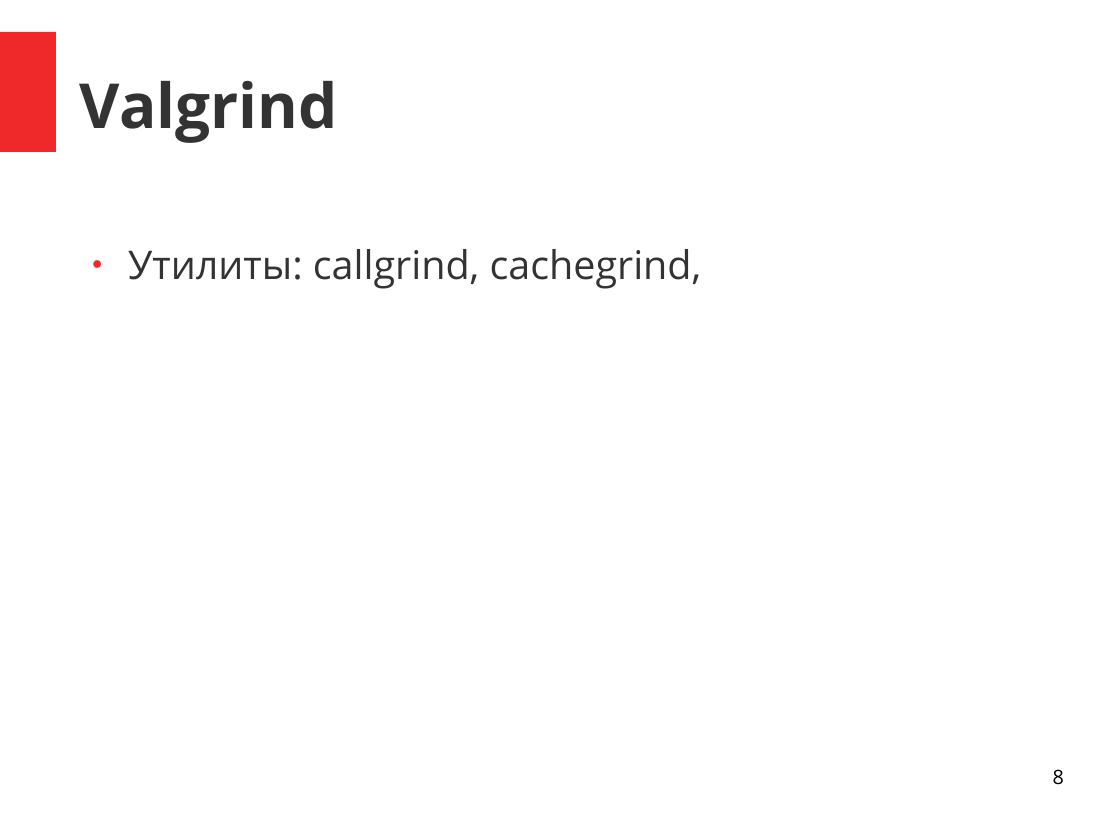
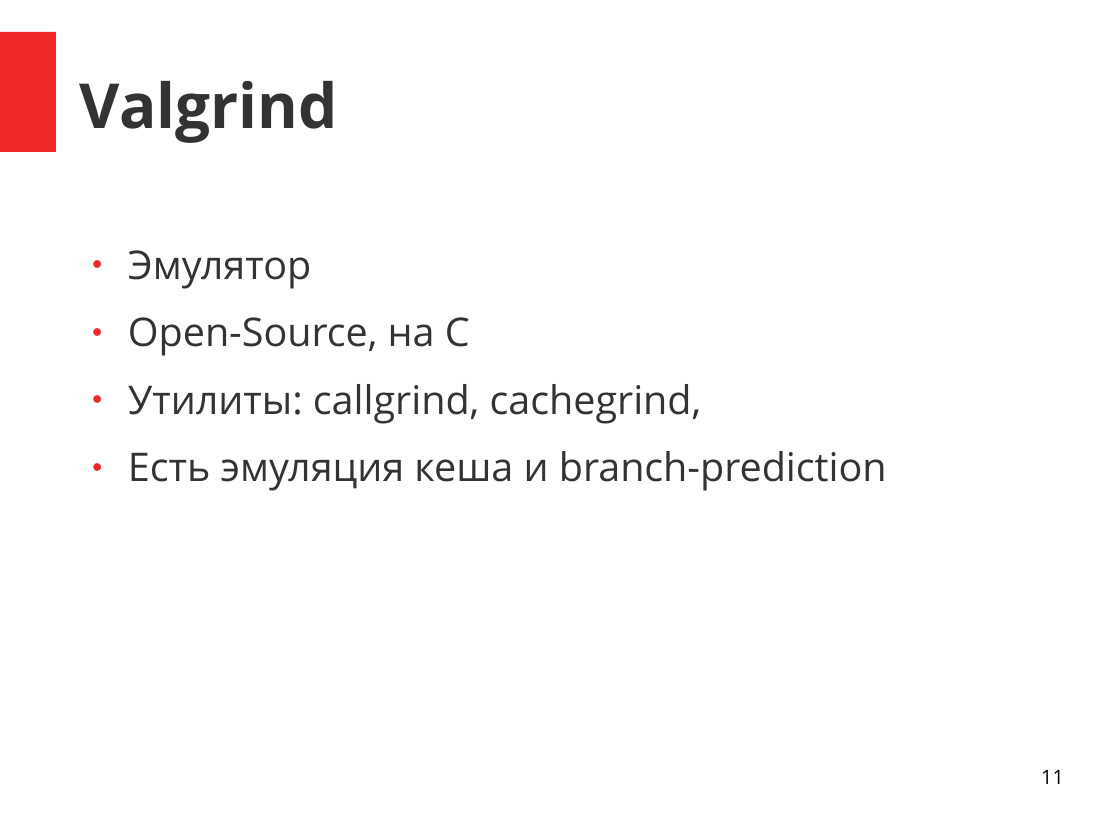
Before and after one commit to zamazan4ik/ConfsANDProps, a slide deck: slide 11 of Conferences/Corehard_2018_spring/cpp_profilers.odp (slide 8 before the commit). Drawn at 1120x840 pixels with LibreOffice and Linux fonts; fonts in the diff are those of the drawing. Boxes give left, top, right and bottom in pixels: in the first picture for what was removed or moved away, otherwise in the second. Text is boxed around its words. In the diff, an @@ line names an element or a change of style, - is before the commit and + after.

Commit message:
Update presentation

```diff
--- a/Conferences/Corehard_2018_spring/cpp_profilers.odp
+++ b/Conferences/Corehard_2018_spring/cpp_profilers.odp
@@ text at [128, 250, 470, 356]: paragraphs added @@
+● Эмулятор
+● Open-Source, на C
@@ text at [128, 451, 887, 491]: paragraph added @@
+● Есть эмуляция кеша и branch-prediction
@@ page number at [1041, 770, 1064, 784]: text changed @@
-8
+11
```
Also in this commit, not shown: 2 other slides changed, 6 slides added, 1 slide removed, 1 other file.
